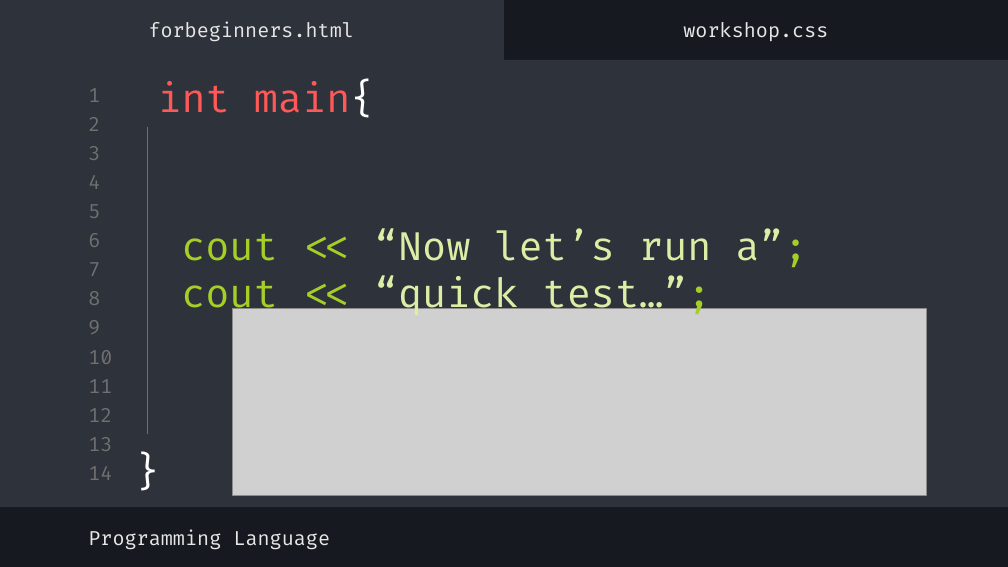
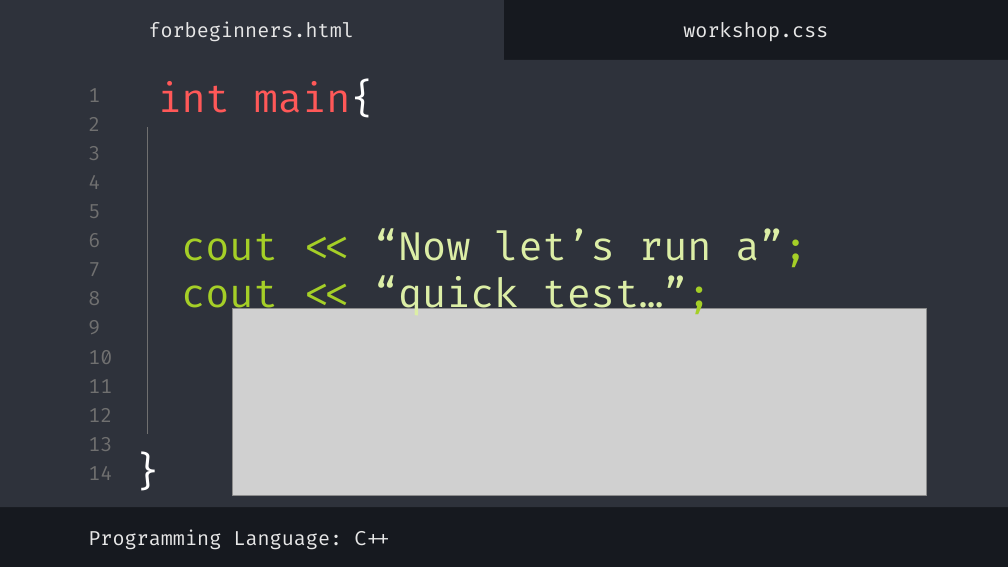
Before and after one commit to codingburgas/sprint-eschool-concorde, a slide deck: slide 6 of docs/ConcordePresentation.pptx (slide 5 before the commit). Drawn at 1008x567 pixels with LibreOffice and Linux fonts; fonts in the diff are those of the drawing; grey boxes stand for pictures. Boxes give left, top, right and bottom in pixels: in the first picture for what was removed or moved away, otherwise in the second. Text is boxed around its words. In the diff, an @@ line names an element or a change of style, - is before the commit and + after.

```diff
--- a/docs/ConcordePresentation.pptx
+++ b/docs/ConcordePresentation.pptx
@@ subtitle at (88,529,390,550): text changed @@
-Programming Language
+Programming Language: C++
```
Also in this commit, not shown: 1 other slide changed, 1 slide added.
